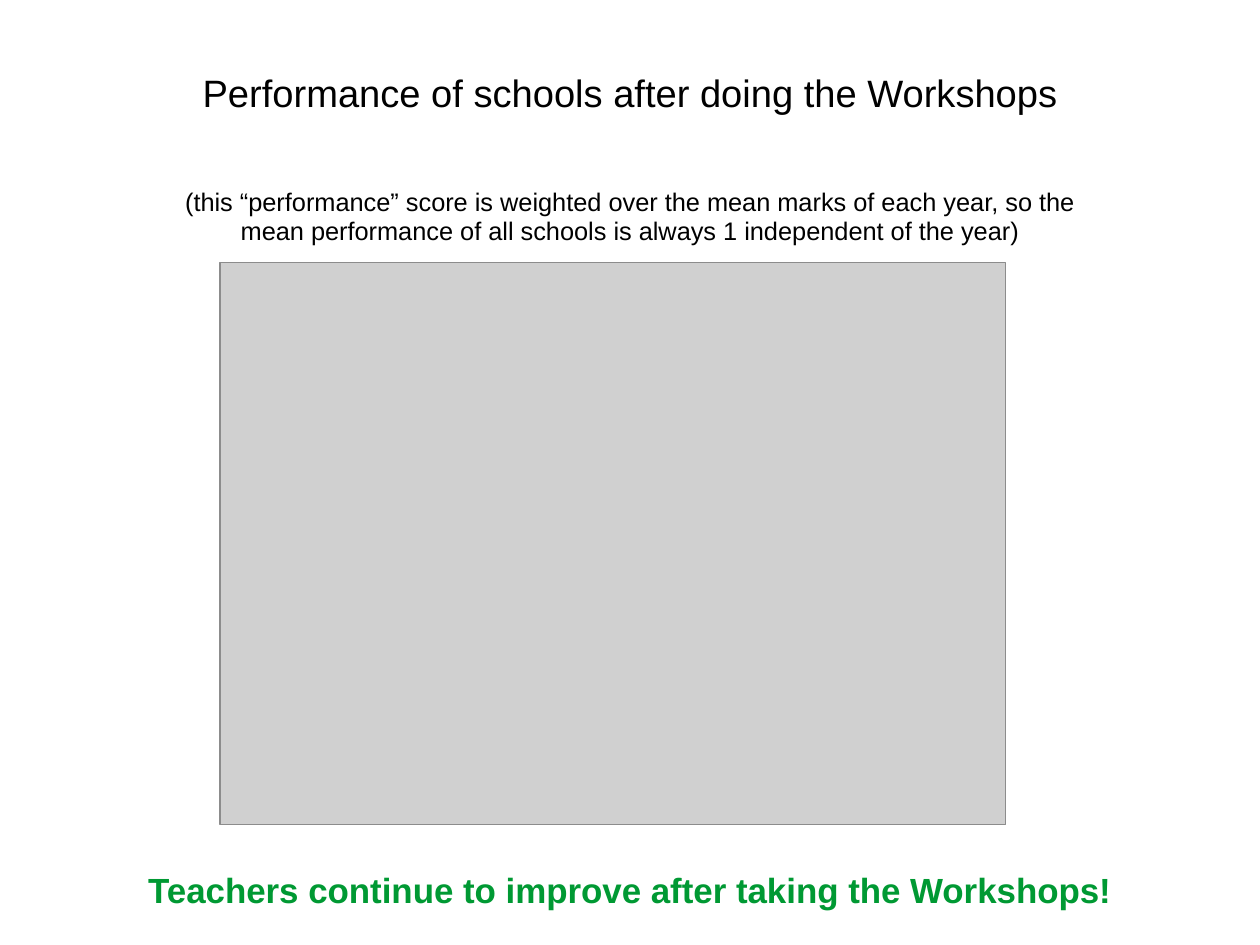
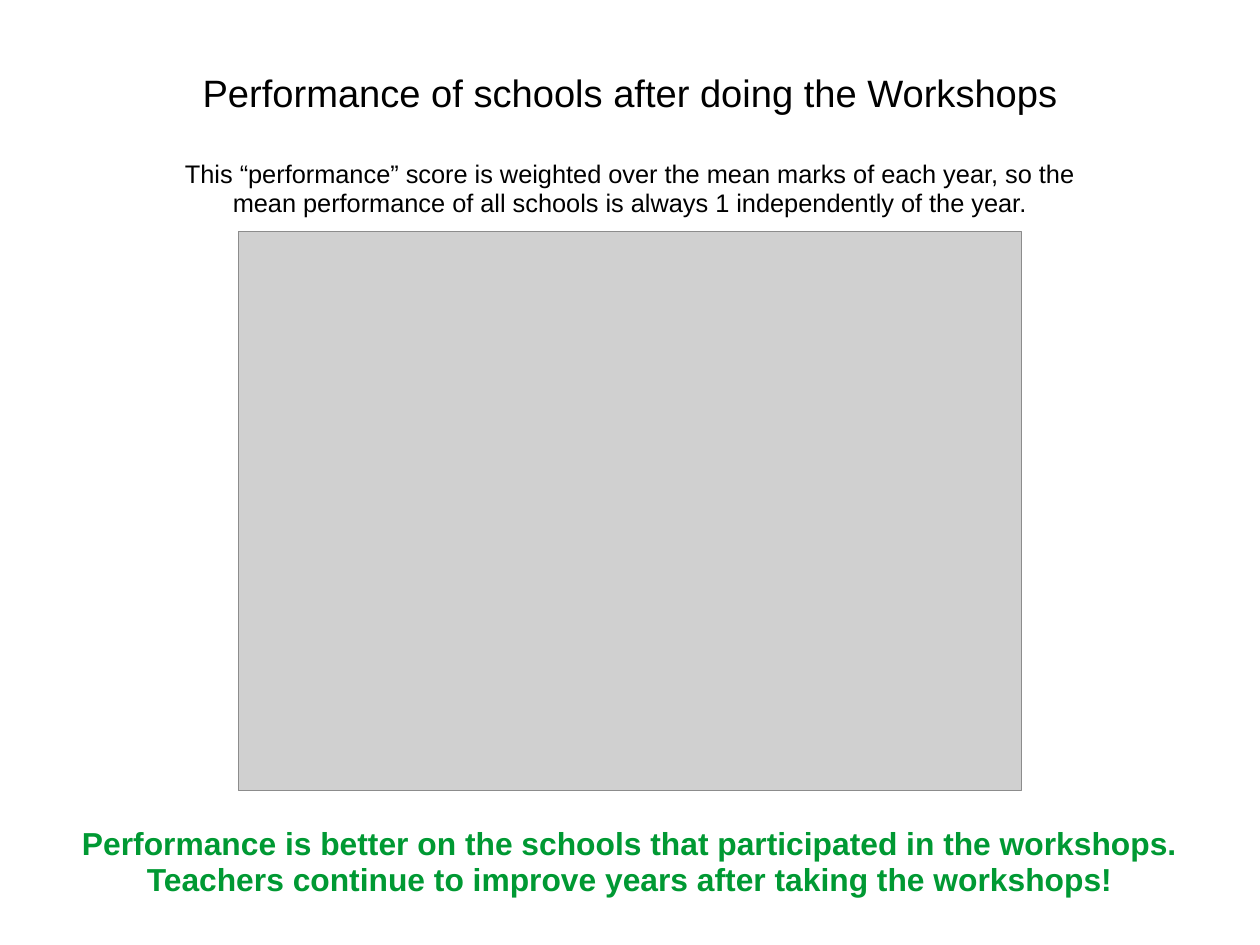
Before and after one commit to queise/JamboBukobaDataDive, a slide deck: slide 2 of Workshop_Impact/School_Performance_after_WS.ppt. Drawn at 1260x945 pixels with LibreOffice and Linux fonts; fonts in the diff are those of the drawing; grey boxes stand for pictures. Boxes give left, top, right and bottom in pixels: in the first picture for what was removed or moved away, otherwise in the second. Text is boxed around its words. In the diff, an @@ line names an element or a change of style, - is before the commit and + after.

```diff
--- a/Workshop_Impact/School_Performance_after_WS.ppt
+++ b/Workshop_Impact/School_Performance_after_WS.ppt
@@ text at <box>185,164,1074,217</box>: text changed @@
-(this “performance” score is weighted over the mean marks of each year, so the mean performance of all schools is always 1 independent of the year)
+This “performance” score is weighted over the mean marks of each year, so the mean performance of all schools is always 1 independently of the year.
@@ picture: place and size @@
-picture at <box>221,263,1007,826</box>
+picture at <box>239,232,1022,791</box>
@@ text at <box>82,832,1177,897</box>: text changed; size 22 to 20 pt @@
-Teachers continue to improve after taking the Workshops!
+Performance is better on the schools that participated in the workshops.
+Teachers continue to improve years after taking the workshops!
```
Also in this commit, not shown: 1 other slide changed.
